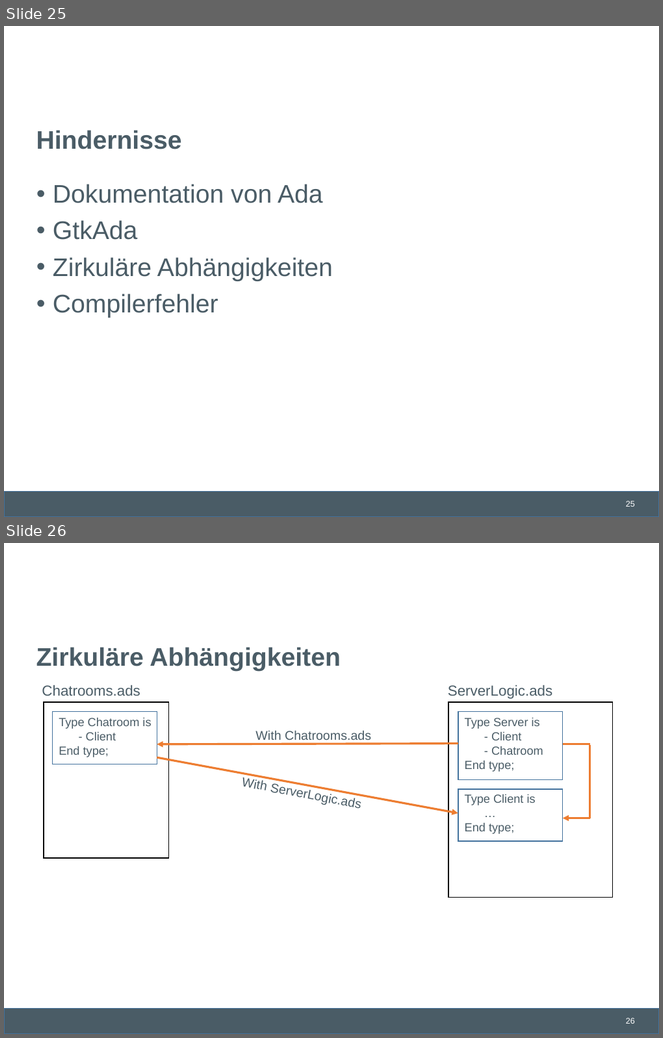
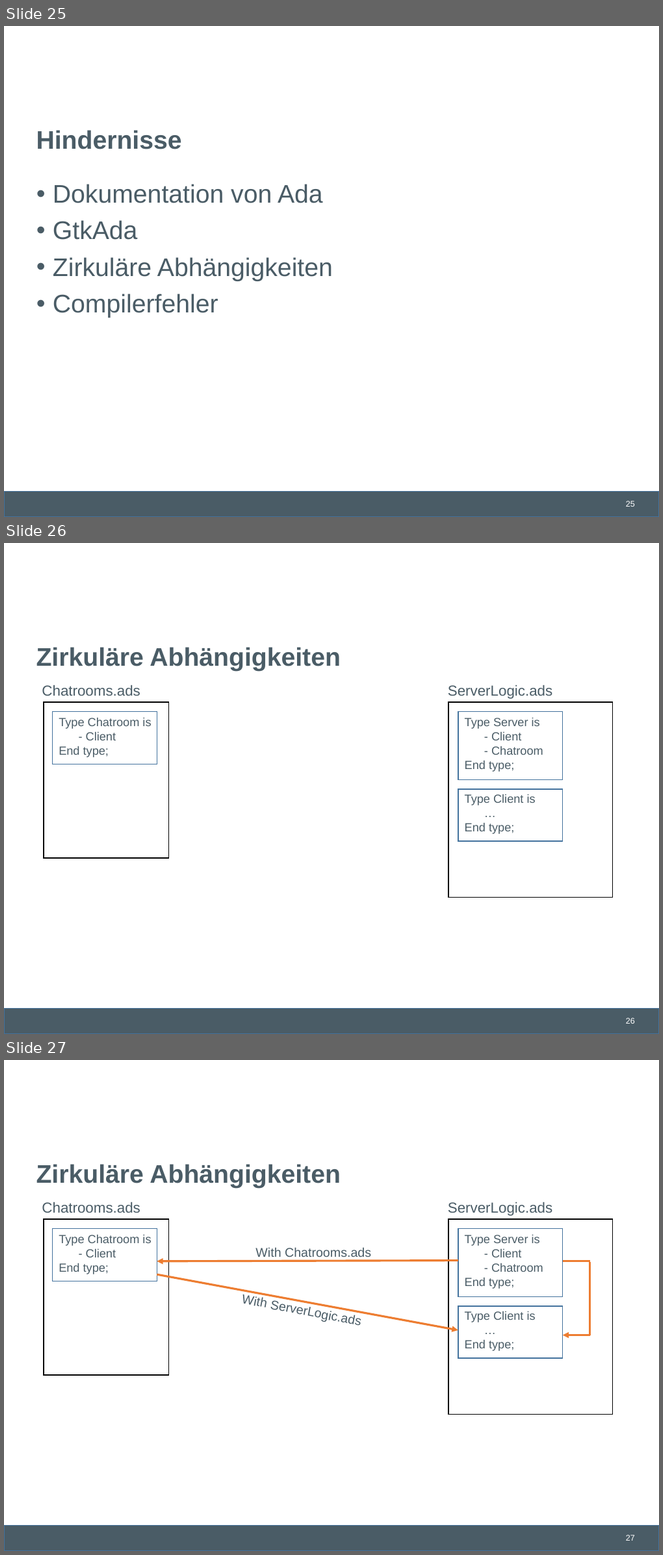
Before and after one commit to lschmischke/ADAChat, a slide deck: documentation/Ada Chat.pptx. Shown one above the other, each under a label of ours: slides 25 and 26 before the commit, slides 25, 26 and 27 after it. The pictures are 663x1038 and 663x1555 pixels, drawn with LibreOffice and Linux fonts; fonts in the diff are those of the drawing; background and template pictures are left out. Boxes give left, top, right and bottom in pixels: in the first picture for what was removed or moved away, otherwise in the second. Text is boxed around its words. In the diff, an @@ line names an element or a change of style, - is before the commit and + after.

```diff
--- a/documentation/Ada Chat.pptx
+++ b/documentation/Ada Chat.pptx
@@ slide 26 added at box(4, 543, 659, 1034), background #FFFFFF; not listed: 2 template elements that a slide beside it also shows @@
@@ title added at box(36, 647, 341, 671), 28 pt, text #4A5C66, bold @@
+Zirkuläre Abhängigkeiten
@@ text added at box(42, 685, 140, 696), 16 pt, text #4A5C66 @@
+Chatrooms.ads
@@ text added at box(448, 685, 553, 699), 16 pt, text #4A5C66 @@
+ServerLogic.ads
@@ rectangle added at box(44, 702, 169, 858), outline #000000 1 pt @@
@@ rectangle added at box(53, 711, 157, 765), outline #43739E 1 pt @@
@@ text added at box(59, 718, 151, 757), 13 pt, text #4A5C66 @@
+Type Chatroom is
+- Client
+End type;
@@ rectangle added at box(449, 702, 613, 897), outline #000000 1 pt @@
@@ rectangle added at box(458, 711, 563, 780), outline #43739E 1 pt @@
@@ text added at box(465, 718, 544, 772), 13 pt, text #4A5C66 @@
+Type Server is
+- Client
+- Chatroom
+End type;
@@ rectangle added at box(458, 789, 563, 842), outline #43739E 1 pt @@
@@ text added at box(465, 795, 536, 834), 13 pt, text #4A5C66 @@
+Type Client is
+…
+End type;
@@ what was slide 26 is now slide 27 @@
@@ page number at box(626, 1535, 635, 1541): text changed @@
-26
+27
```
Also in this commit, not shown: 1 other slide added.
